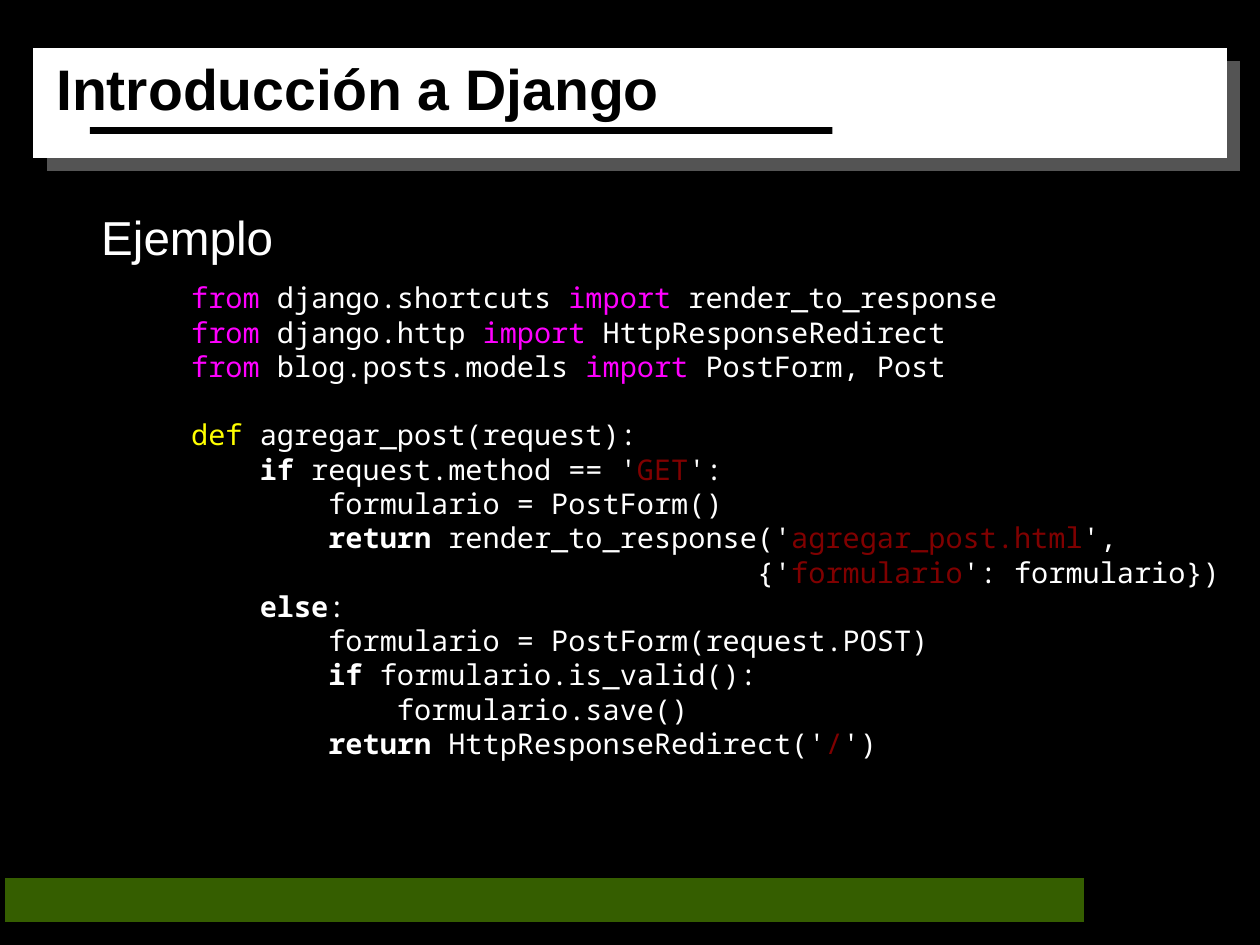
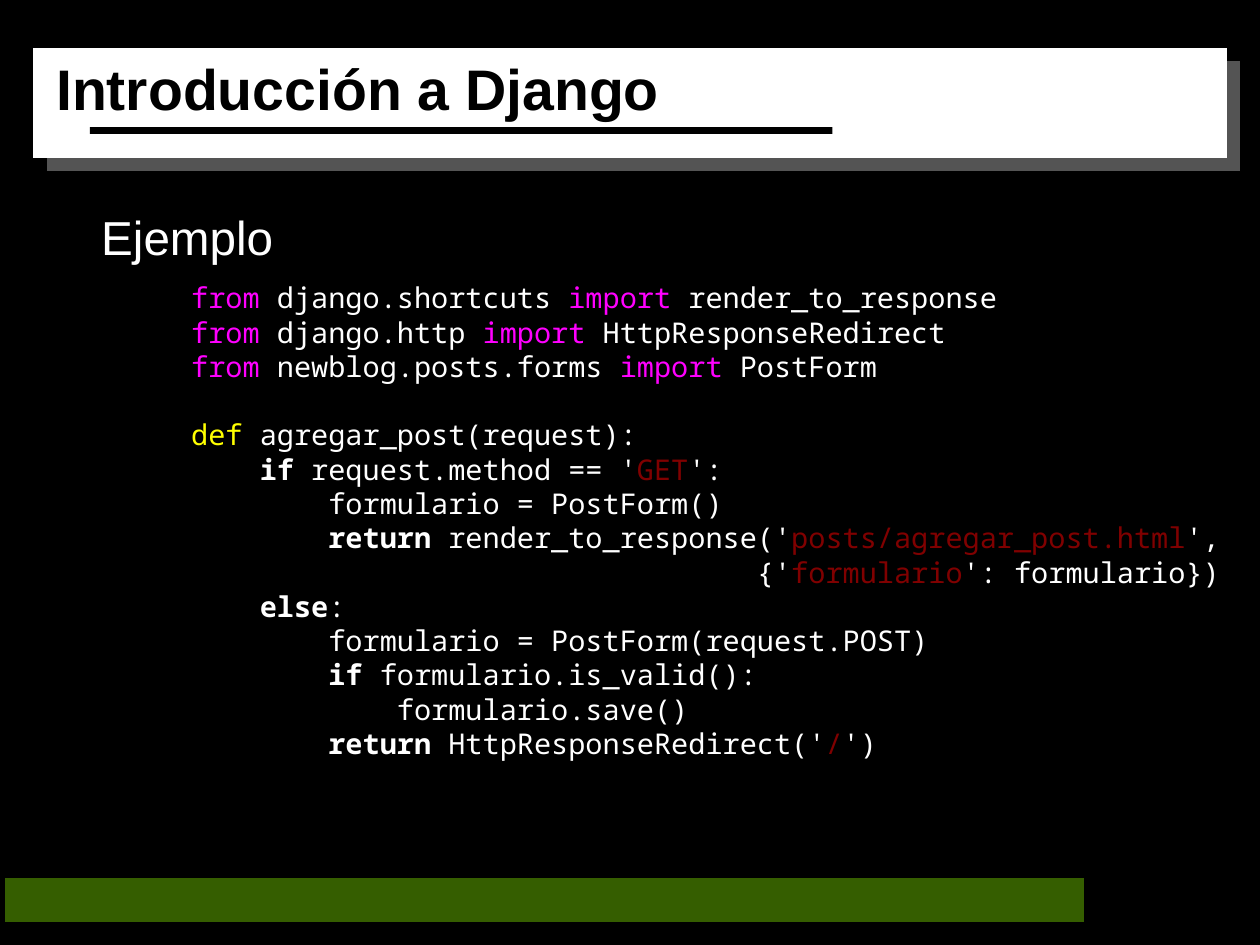
Before and after one commit to humitos/scripts, a slide deck: slide 12 of charlas/django/FM_La_Tribu-2010.odp. Drawn at 1260x945 pixels with LibreOffice and Linux fonts; fonts in the diff are those of the drawing. Boxes give left, top, right and bottom in pixels: in the first picture for what was removed or moved away, otherwise in the second. Text is boxed around its words. In the diff, an @@ line names an element or a change of style, - is before the commit and + after.

```diff
--- a/charlas/django/FM_La_Tribu-2010.odp
+++ b/charlas/django/FM_La_Tribu-2010.odp
@@ text at [191,355,877,384]: text changed @@
-from blog.posts.models import PostForm, Post
+from newblog.posts.forms import PostForm
@@ text at [328,526,1219,555]: text changed @@
-return render_to_response('agregar_post.html',
+return render_to_response('posts/agregar_post.html',
```
Also in this commit, not shown: 5 other slides changed, 13 other files.
